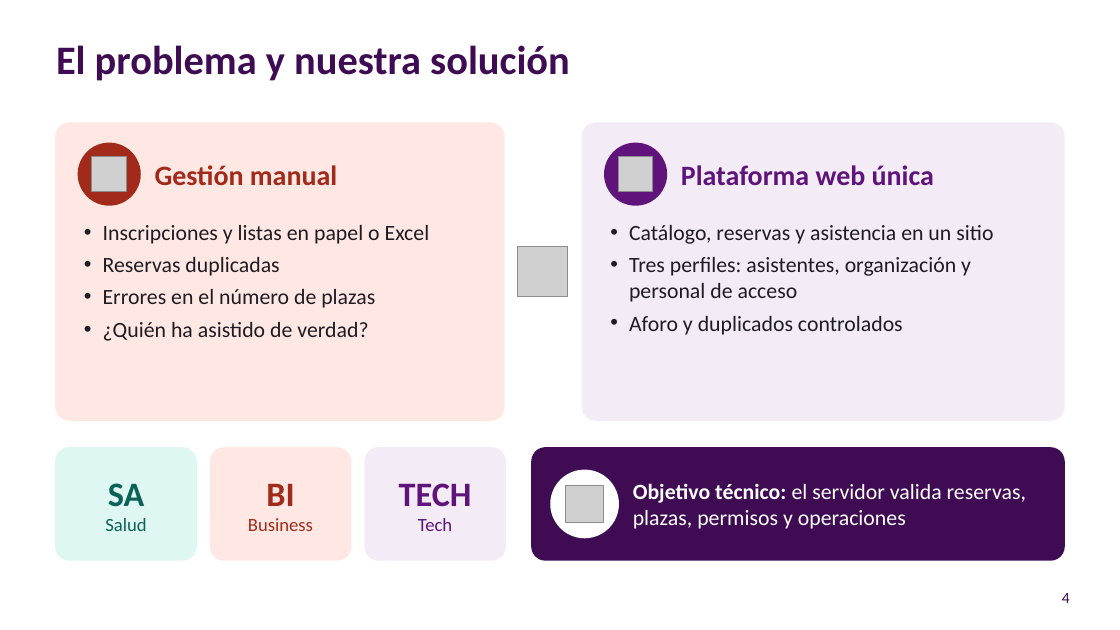
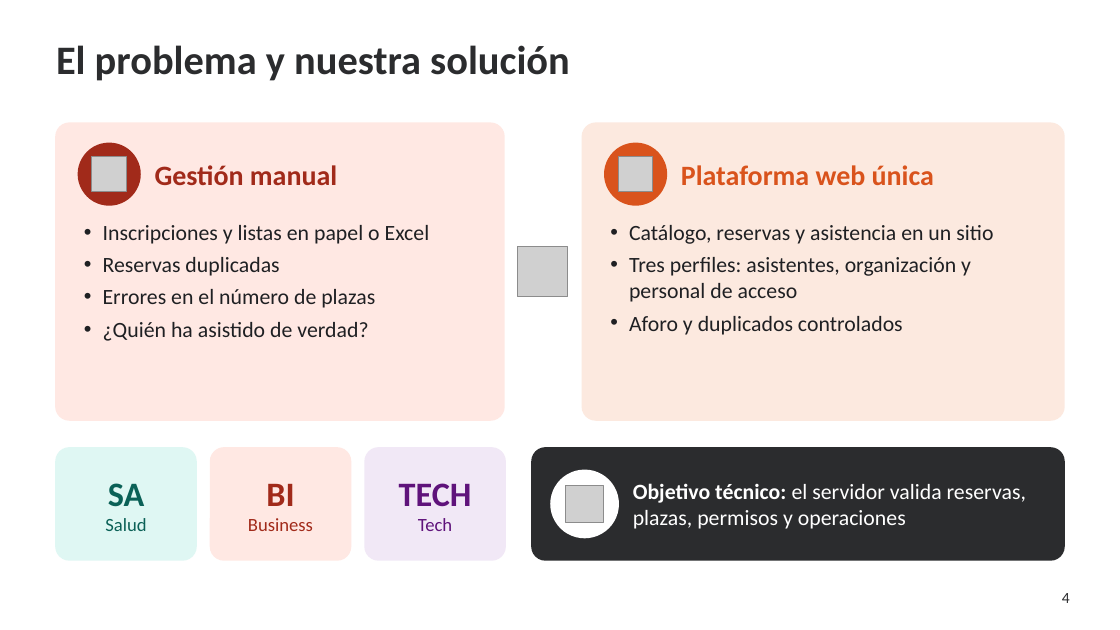
Before and after one commit to pablopedron/SABITECH, a slide deck: slide 4 of documents/Presentacion/07_2_DAW_Intermodular_1Evaluacion_SABITECH_WEB_Presentacion.pptx. Drawn at 1120x630 pixels with LibreOffice and Linux fonts; fonts in the diff are those of the drawing; grey boxes stand for pictures; background and template pictures are left out. Boxes give left, top, right and bottom in pixels: in the first picture for what was removed or moved away, otherwise in the second. Text is boxed around its words. In the diff, an @@ line names an element or a change of style, - is before the commit and + after.

```diff
--- a/documents/Presentacion/07_2_DAW_Intermodular_1Evaluacion_SABITECH_WEB_Presentacion.pptx
+++ b/documents/Presentacion/07_2_DAW_Intermodular_1Evaluacion_SABITECH_WEB_Presentacion.pptx
@@ title "El problema y nuestra solución" at box(56, 45, 570, 81): text colour #3F0B53 to #2B2C2E @@
@@ rounded rectangle at box(582, 123, 1064, 420): fill #F3ECF7 to #FCE9DF; outline #F3ECF7 1 pt to #FCE9DF 1 pt @@
@@ ellipse at box(605, 143, 666, 205): fill #5F137B to #D9531C; outline #5F137B 1 pt to #D9531C 1 pt @@
@@ text "Plataforma web única" at box(681, 165, 934, 185): text colour #5F137B to #D9531C @@
@@ text "Catálogo, reservas y asistencia en ..." at box(629, 225, 993, 335): text colour #1F1B24 to #1F2023 @@
@@ rounded rectangle at box(532, 448, 1064, 560): fill #3F0B53 to #2B2C2E; outline #3F0B53 1 pt to #2B2C2E 1 pt @@
@@ page number at box(1062, 593, 1070, 603): text colour #3F0B53 to #2B2C2E @@
```
Also in this commit, not shown: 14 other slides changed.
